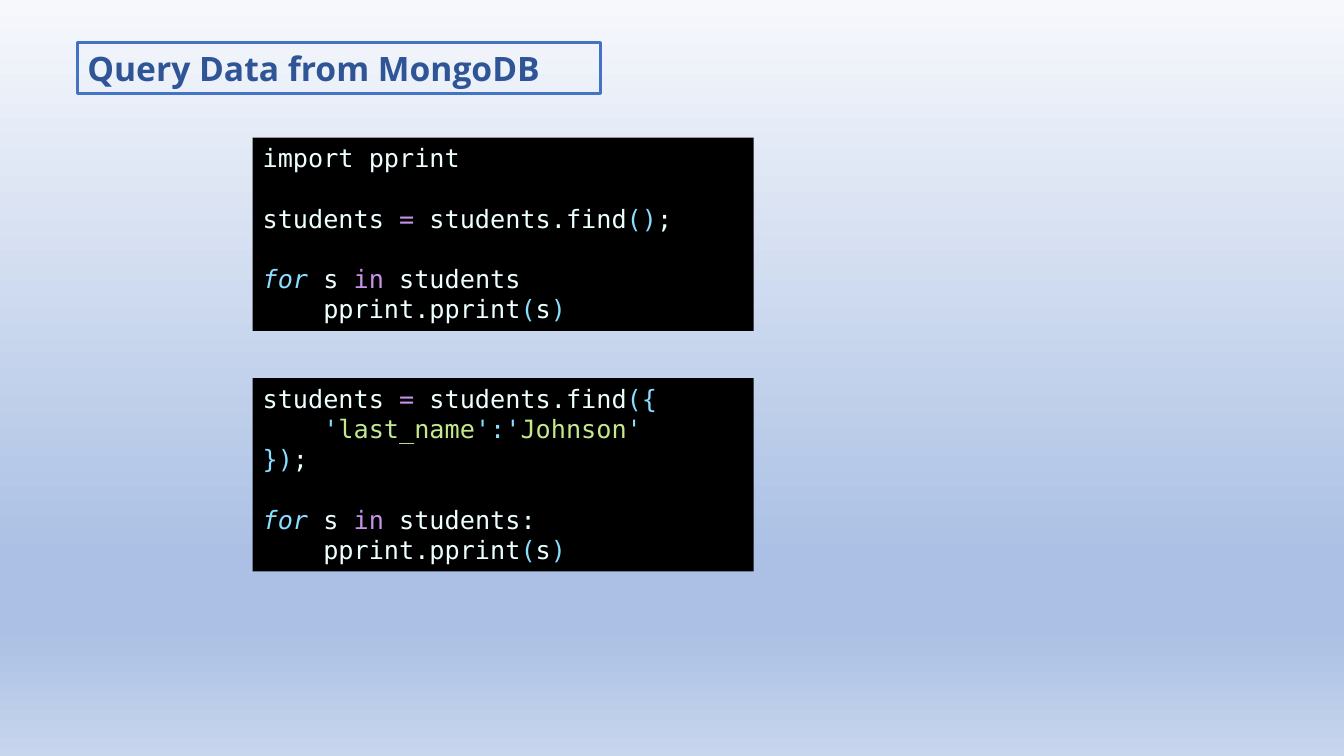
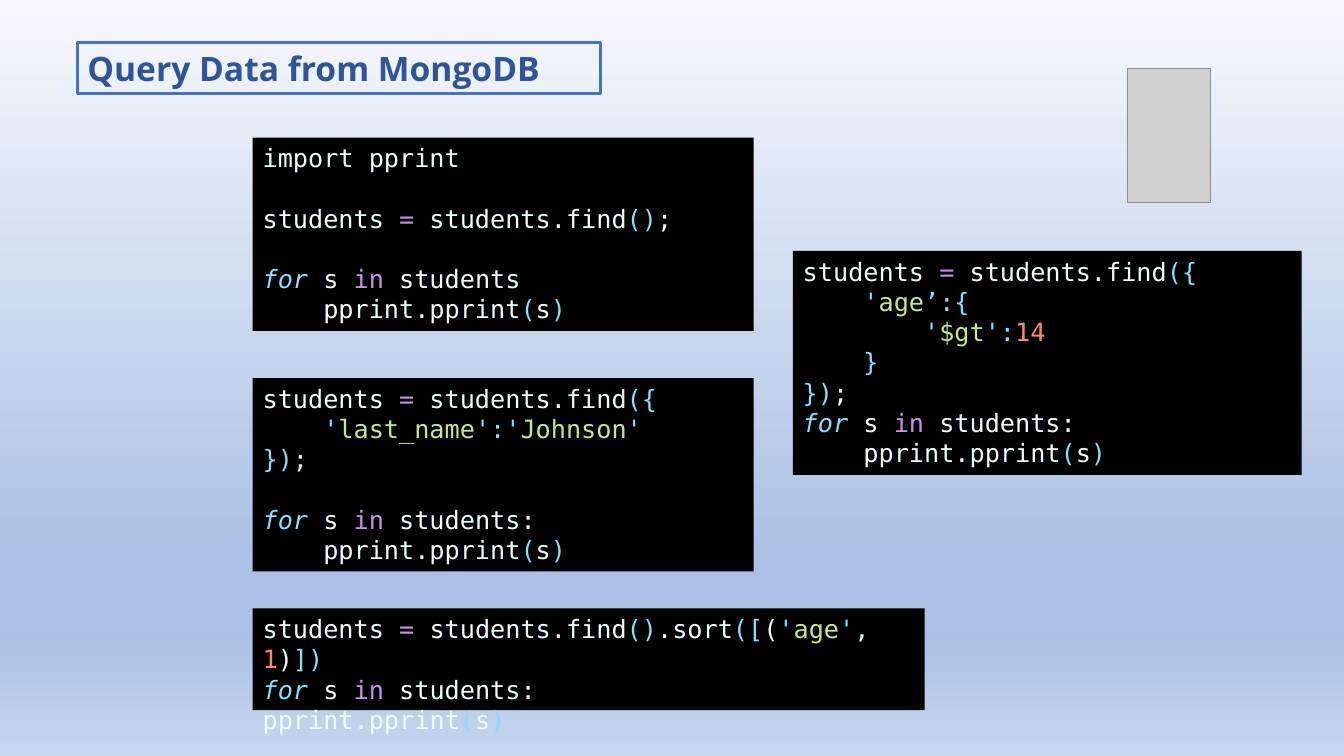
Before and after one commit to jwang1122/learnpython, a slide deck: slide 87 of Python Language.pptx. Drawn at 1344x756 pixels with LibreOffice and Linux fonts; fonts in the diff are those of the drawing; grey boxes stand for pictures. Boxes give left, top, right and bottom in pixels: in the first picture for what was removed or moved away, otherwise in the second. Text is boxed around its words. In the diff, an @@ line names an element or a change of style, - is before the commit and + after.

Commit message:
add mongo2 for student

```diff
--- a/Python Language.pptx
+++ b/Python Language.pptx
@@ picture added at box(1128, 69, 1212, 203) @@
@@ rectangle added at box(793, 251, 1303, 475), fill #000000, 18 pt, text #EEFFFF @@
+students = students.find({
+'age’:{
+'$gt':14
+}
+});
+for s in students:
+pprint.pprint(s)
@@ rectangle added at box(253, 609, 926, 711), fill #000000, 18 pt, text #EEFFFF @@
+students = students.find().sort([('age', 1)])
+for s in students:
+pprint.pprint(s)
```
Also in this commit, not shown: 2 other slides changed, 1 other file.
